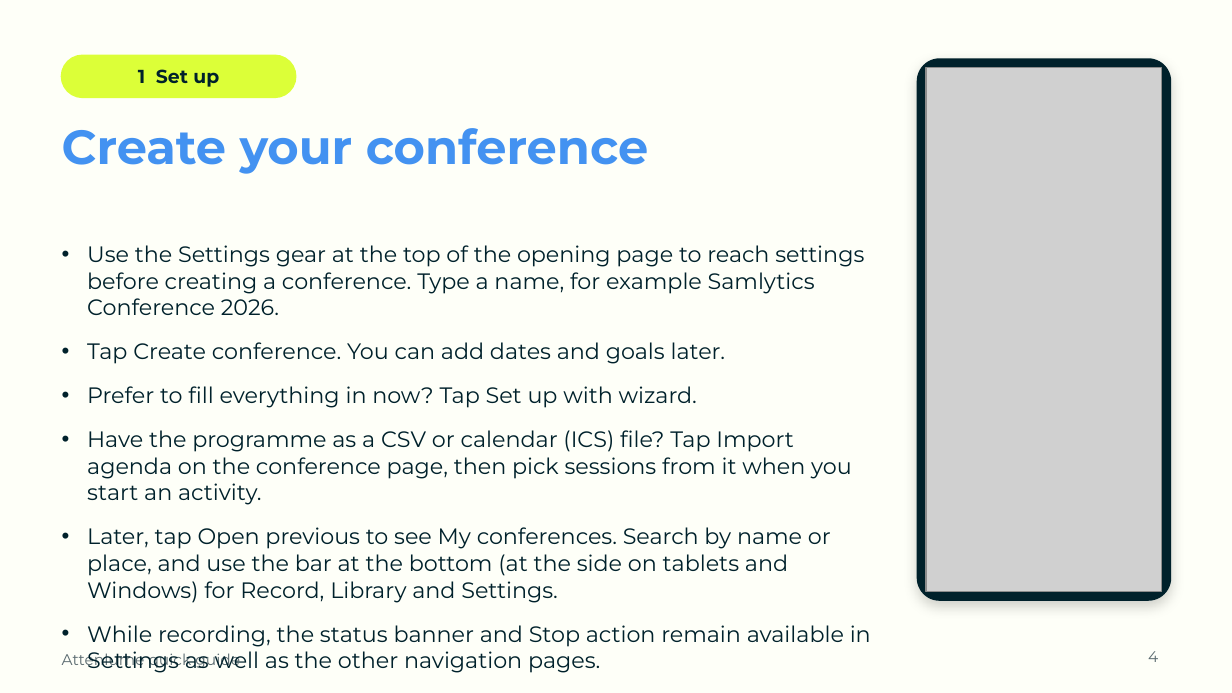
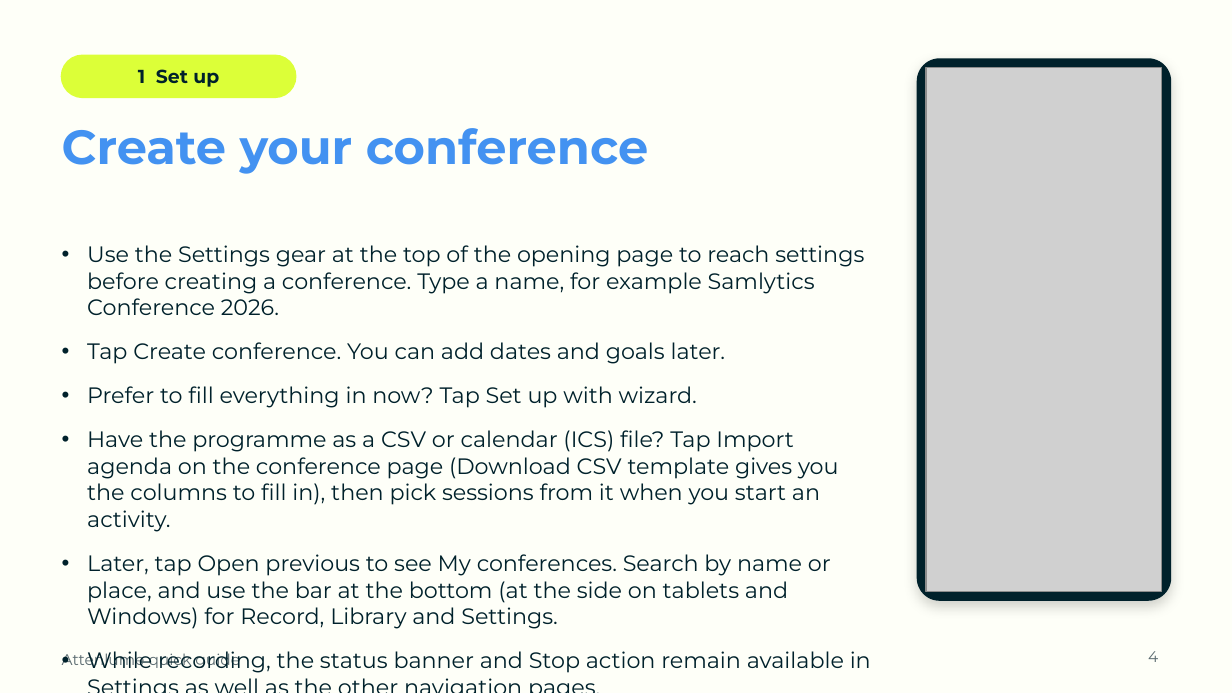
Before and after one commit to SamsonOluwaseun/attenlume, a slide deck: slide 4 of docs/user-guide/Attenlume-Quick-Guide.pptx. Drawn at 1232x693 pixels with LibreOffice and Linux fonts; fonts in the diff are those of the drawing; grey boxes stand for pictures; background and template pictures are left out. Boxes give left, top, right and bottom in pixels: in the first picture for what was removed or moved away, otherwise in the second. Text is boxed around its words. In the diff, an @@ line names an element or a change of style, - is before the commit and + after.

```diff
--- a/docs/user-guide/Attenlume-Quick-Guide.pptx
+++ b/docs/user-guide/Attenlume-Quick-Guide.pptx
@@ text at (87,430,839,532): text changed @@
-• Have the programme as a CSV or calendar (ICS) file? Tap Import agenda on the conference page, then pick sessions from it when you start an activity.
+• Have the programme as a CSV or calendar (ICS) file? Tap Import agenda on the conference page (Download CSV template gives you the columns to fill in), then pick sessions from it when you start an activity.
```
Also in this commit, not shown: 10 other files.
